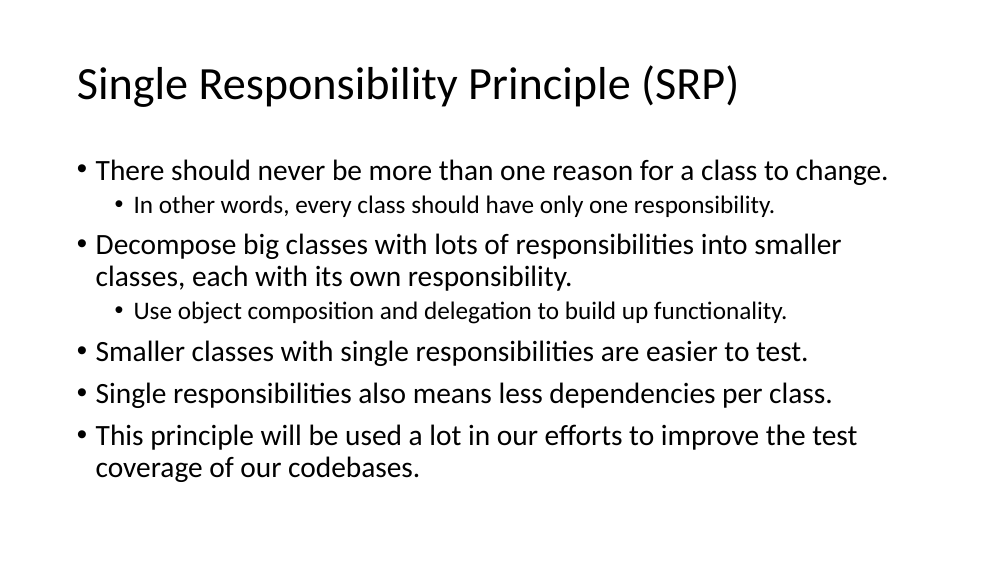
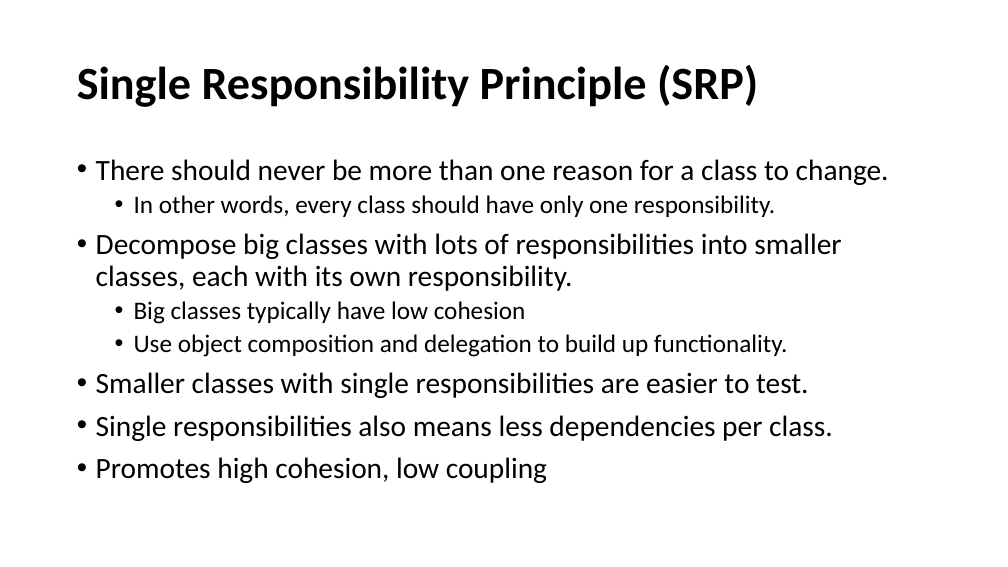
Before and after one commit to cebartling/test-driven, a slide deck: slide 4 of presentations/SOLID Design Principles.pptx (slide 3 before the commit). Drawn at 1008x567 pixels with LibreOffice and Linux fonts; fonts in the diff are those of the drawing. Boxes give left, top, right and bottom in pixels: in the first picture for what was removed or moved away, otherwise in the second. Text is boxed around its words. In the diff, an @@ line names an element or a change of style, - is before the commit and + after.

Commit message:
SOLID Principles presentation update

```diff
--- a/presentations/SOLID Design Principles.pptx
+++ b/presentations/SOLID Design Principles.pptx
@@ title "Single Responsibility Principle (SRP)" at [77,65,758,107]: bold on @@
@@ text at [134,301,526,324]: paragraph added @@
+  • Big classes typically have low cohesion
@@ text at [96,457,547,483]: text changed @@
-• This principle will be used a lot in our efforts to improve the test coverage of our codebases.
+• Promotes high cohesion, low coupling
```
Also in this commit, not shown: 10 other slides changed, 1 slide added.
